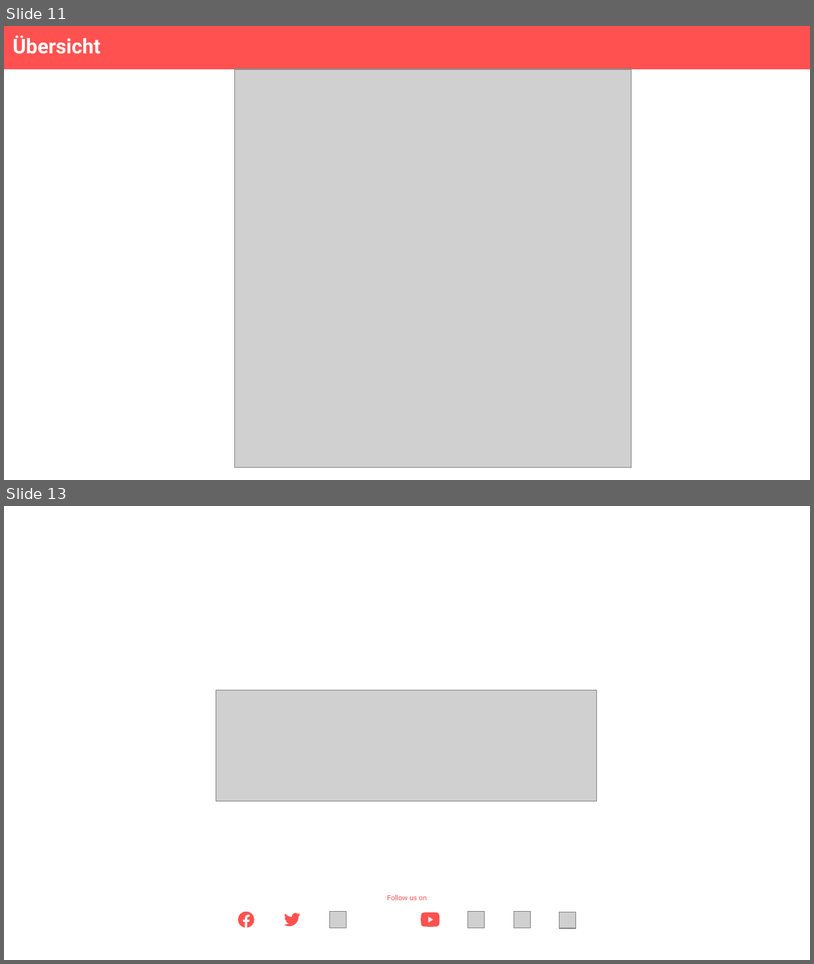
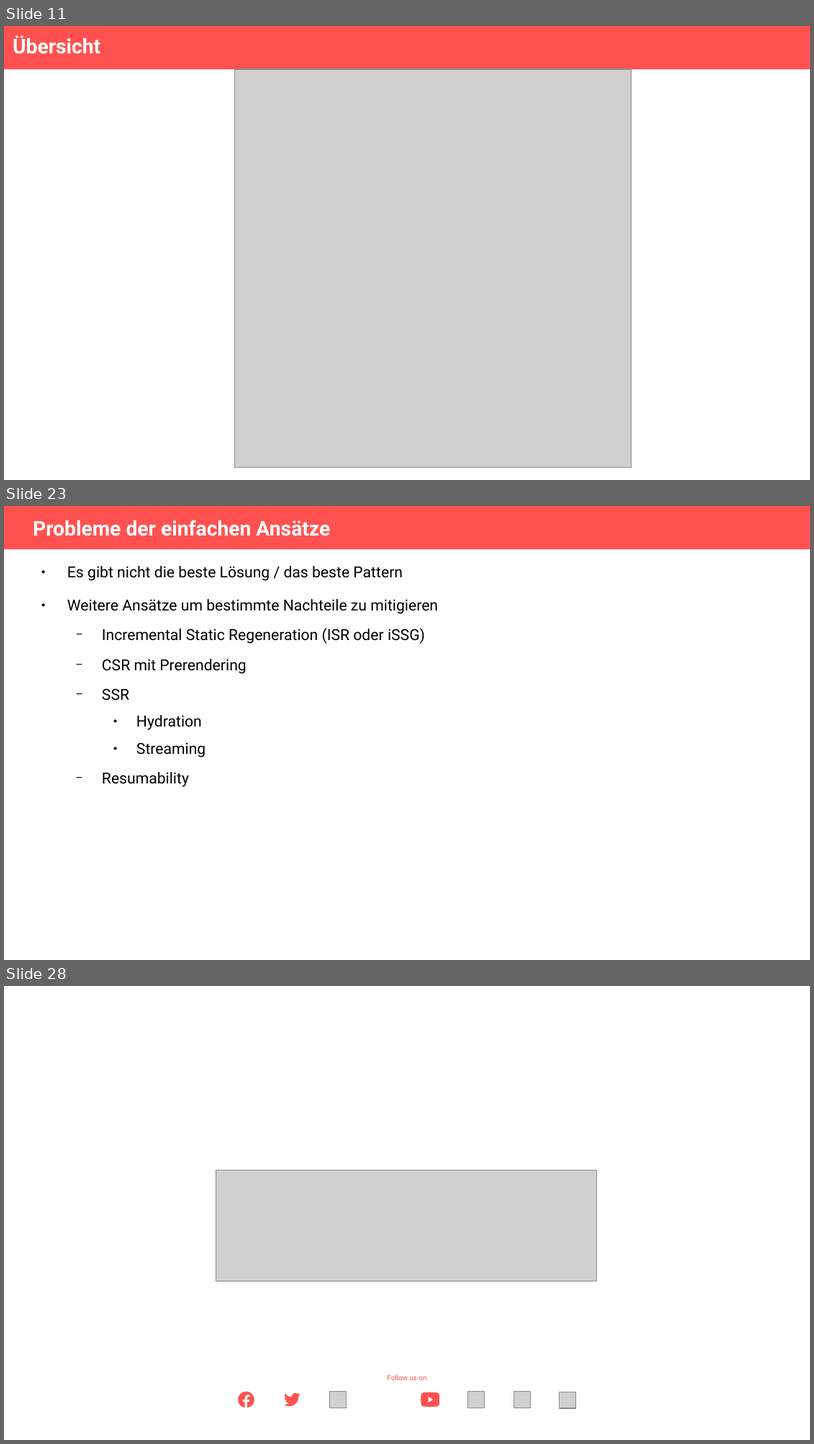
Before and after one commit to Theiaz/renderingpatterns, a slide deck: vortrag.odp. Shown one above the other, each under a label of ours: slides 11 and 13 before the commit, slides 11, 23 and 28 after it; the slides between them are not shown. The pictures are 814x964 and 814x1444 pixels, drawn with LibreOffice and Linux fonts; fonts in the diff are those of the drawing; grey boxes stand for pictures; background and template pictures are left out. Boxes give left, top, right and bottom in pixels: in the first picture for what was removed or moved away, otherwise in the second. Text is boxed around its words. In the diff, an @@ line names an element or a change of style, - is before the commit and + after.

```diff
--- a/vortrag.odp
+++ b/vortrag.odp
@@ slide 23 added at box(4, 506, 810, 960), background #FFFFFF @@
@@ rectangle added at box(4, 506, 810, 549), fill #FF5250 @@
@@ title added at box(33, 520, 330, 536), 20 pt, text #FFFFFF, bold @@
+Probleme der einfachen Ansätze
@@ text added at box(67, 566, 438, 787), 15 pt, text #000000 @@
+● Es gibt nicht die beste Lösung / das beste Pattern
+● Weitere Ansätze um bestimmte Nachteile zu mitigieren
+  − Incremental Static Regeneration (ISR oder iSSG)
+  − CSR mit Prerendering
+  − SSR
+    ● Hydration
+    ● Streaming
+  − Resumability
@@ what was slide 13 is now slide 28 @@
```
Also in this commit, not shown: 3 slides changed, 14 other slides added, 2 other files.
